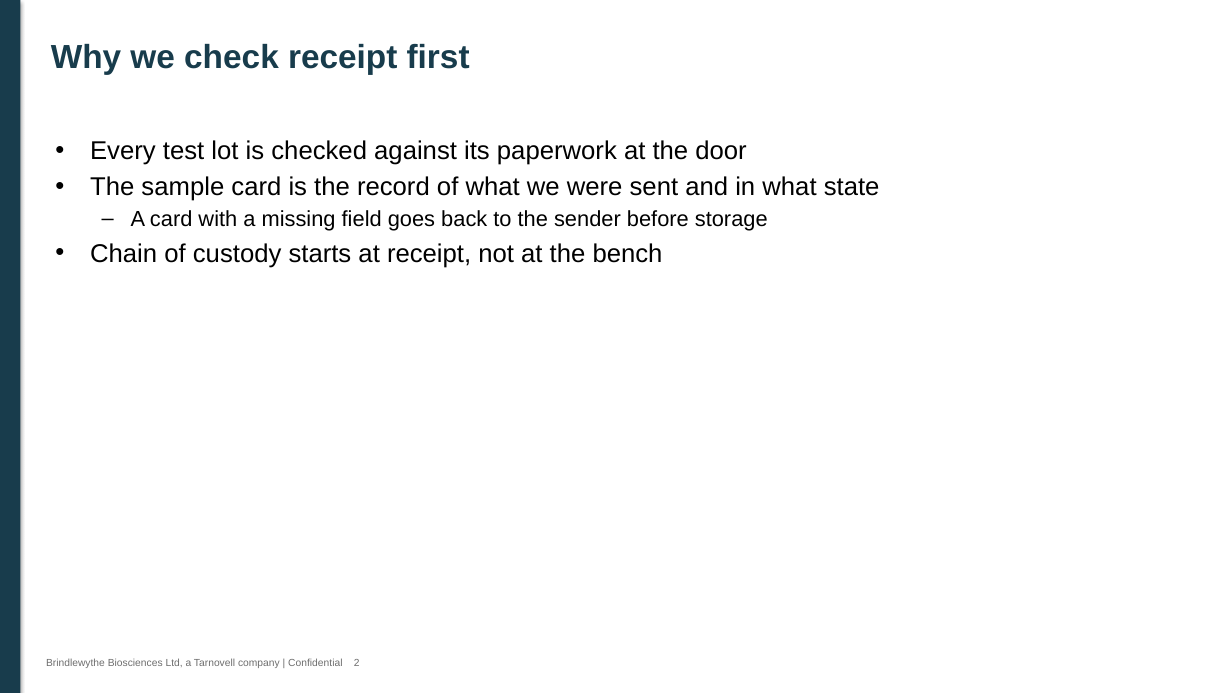
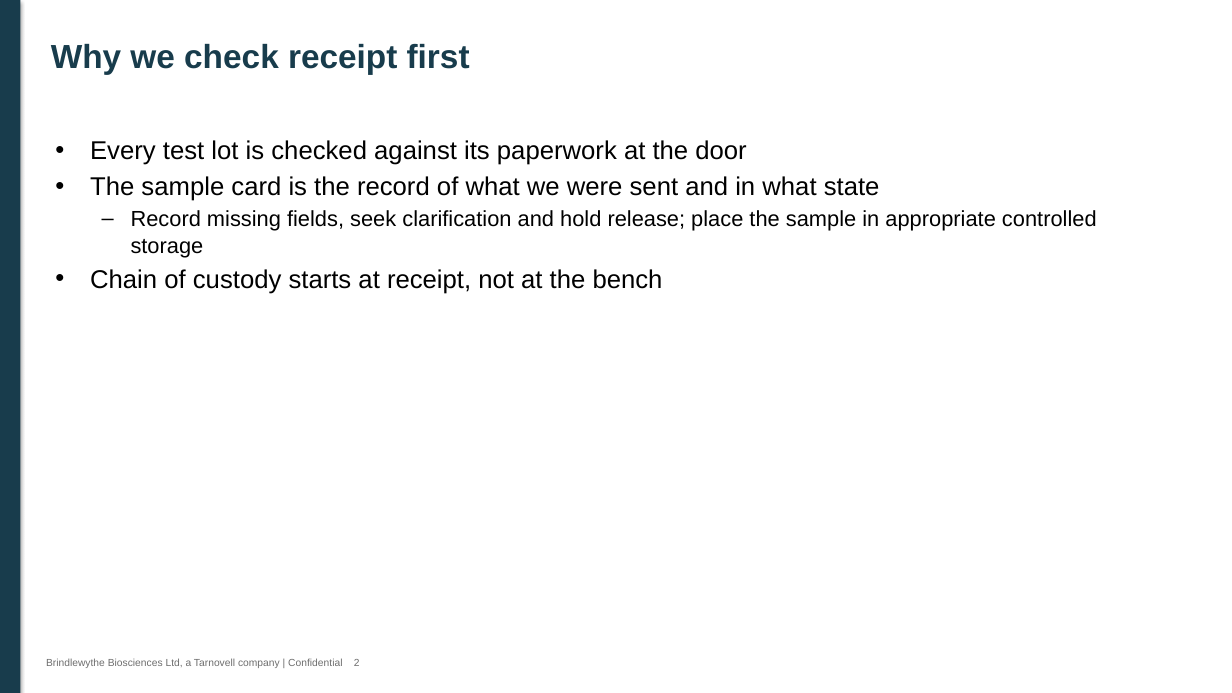
Before and after one commit to 60xAI/portco-mock-dataset, a slide deck: slide 2 of output/archive/BrindlewytheData/QA/Training/2024/Copy of Sample_handover_training.pptx. Drawn at 1232x693 pixels with LibreOffice and Linux fonts; fonts in the diff are those of the drawing. Boxes give left, top, right and bottom in pixels: in the first picture for what was removed or moved away, otherwise in the second. Text is boxed around its words. In the diff, an @@ line names an element or a change of style, - is before the commit and + after.

```diff
--- a/output/archive/BrindlewytheData/QA/Training/2024/Copy of Sample_handover_training.pptx
+++ b/output/archive/BrindlewytheData/QA/Training/2024/Copy of Sample_handover_training.pptx
@@ text at box(131, 210, 1097, 257): text changed @@
-  – A card with a missing field goes back to the sender before storage
+  – Record missing fields, seek clarification and hold release; place the sample in appropriate controlled storage
```
Also in this commit, not shown: 3 other slides changed, 1 other file.
